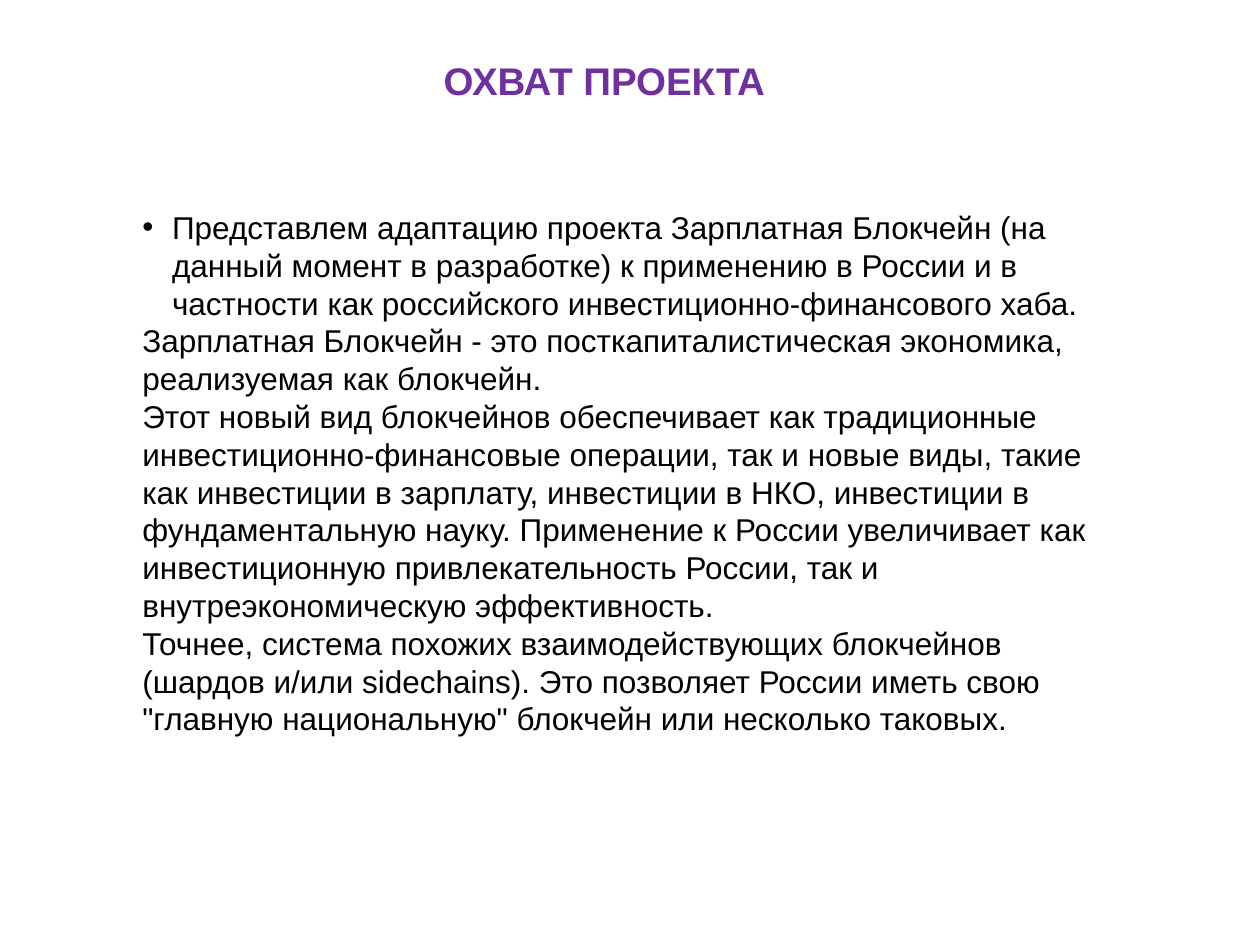
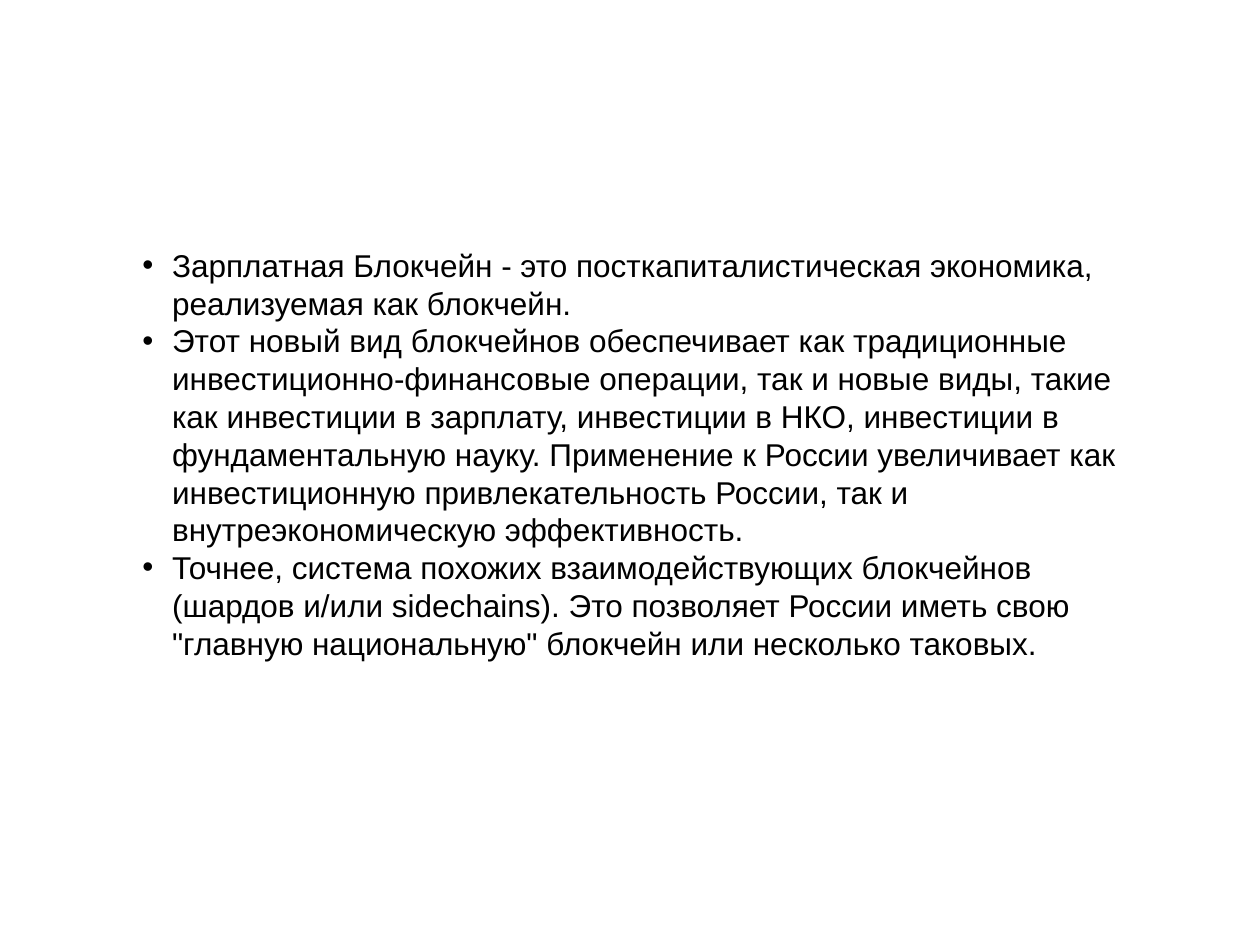
Before and after one commit to vporton/digital-breakthrough-2021, a slide deck: slide 4 of Цифровой-Прорыв.odp (slide 3 before the commit). Drawn at 1260x945 pixels with LibreOffice and Linux fonts; fonts in the diff are those of the drawing. Boxes give left, top, right and bottom in pixels: in the first picture for what was removed or moved away, otherwise in the second. Text is boxed around its words. In the diff, an @@ line names an element or a change of style, - is before the commit and + after.

```diff
--- a/Цифровой-Прорыв.odp
+++ b/Цифровой-Прорыв.odp
@@ text removed at box(444, 68, 764, 96) @@
-ОХВАТ ПРОЕКТА
@@ text "Зарплатная Блокчейн - это посткапиталистическая ..." at box(172, 253, 1115, 661): bullet none to • @@
@@ text at box(172, 215, 1078, 320): paragraph removed @@
-• Представлем адаптацию проекта Зарплатная Блокчейн (на данный момент в разработке) к применению в России и в частности как российского инвестиционно-финансового хаба.
```
Also in this commit, not shown: 6 other slides changed, 4 slides added, 1 other file.
